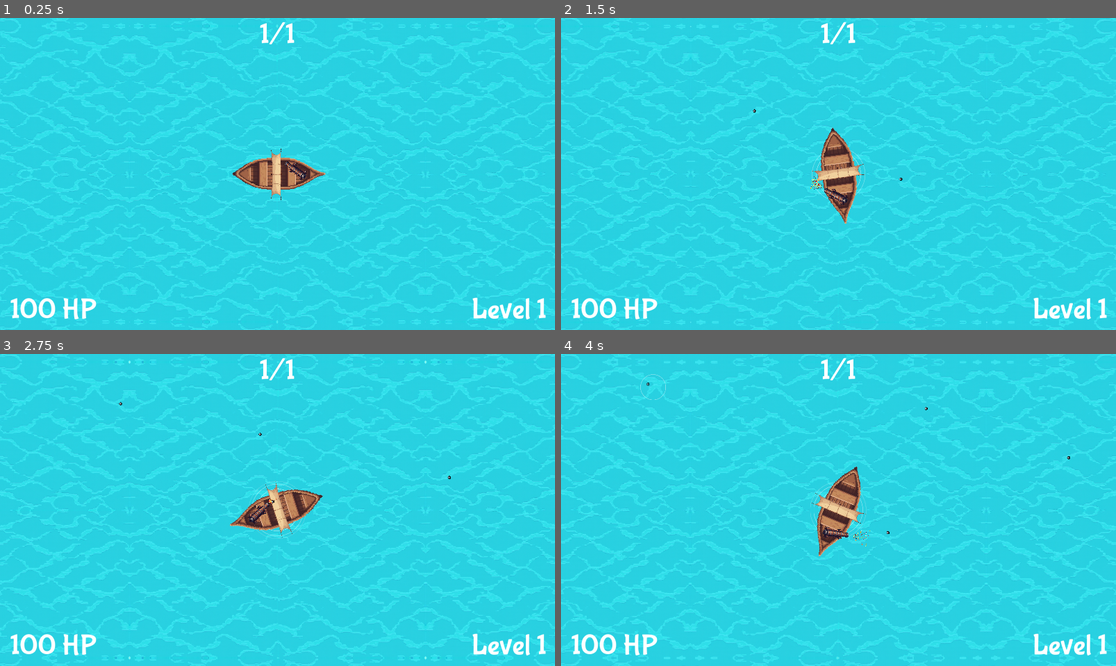
Above: before the commit, frames 1-4 (two rows, left to right).
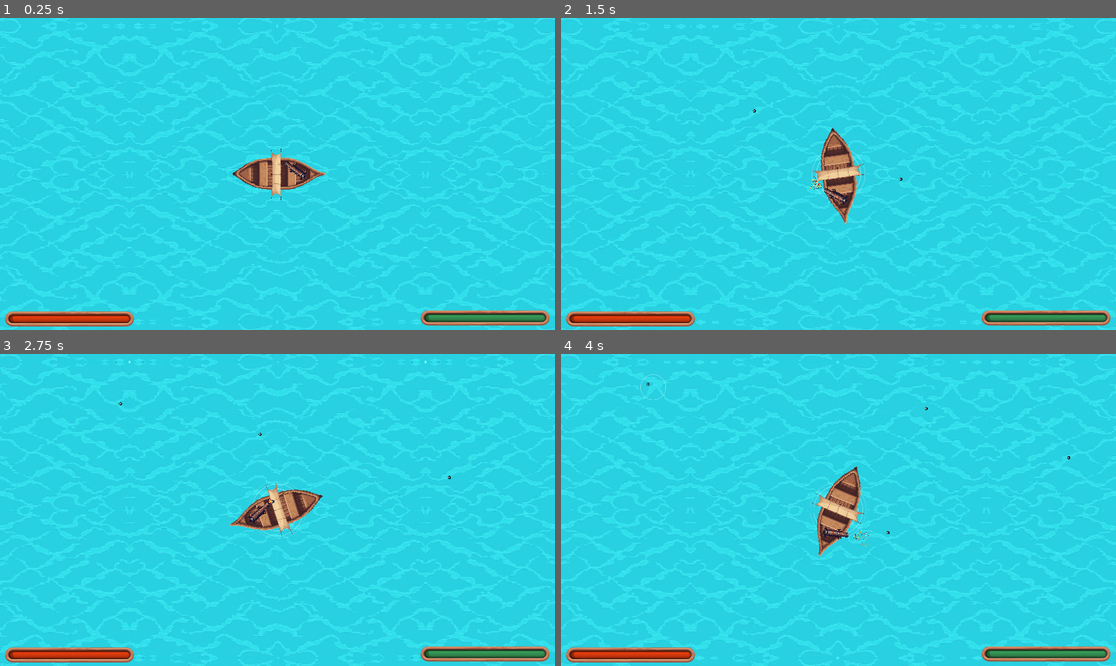
Above: after the commit, the same moments.

Repository: HephaistosForge/OceanDreamer
Game: Godot game, scene res://levels/main.tscn
Two runs of this game, one before a commit and one after it. Both use one fixed random seed, a clock stepped at 60 frames per second and the inputs below. Sound files missing from this copy of the repository are replaced by a short silence.
Inputs (mouse positions are in pixels of both pictures, inside the frame that each line leads up to):
- Up to frame 1 (0.25 s): no input
- Up to frame 2 (1.5 s): move the mouse to (960, 158) at 0.52 s; hold D (turn_right) 0.53-1.25 s; hold Space (shoot) 0.53-1.25 s; click (960, 158) at 0.67 s; drag from (727, 189) to (771, 120) at 1.27 s
- Up to frame 3 (2.75 s): move the mouse to (333, 441) at 2.02 s; hold D (turn_right) from 2.03 s (still down); hold Space (shoot) from 2.03 s (still down)
- Up to frame 4 (4 s): release D (turn_right) at 2.75 s; release Space (shoot) at 2.75 s; drag from (810, 572) to (1010, 475) at 2.77 s; move the mouse to (1005, 556) at 3.52 s; hold A (turn_left) from 3.53 s (still down); hold Space (shoot) from 3.53 s (still down)

The runs differ from the first frame. In frame 1, 2.9% of the frame differs, in the area x 0-99%, y 1-99%; in frame 2, 2.9%; in frame 3, 2.9%; in frame 4, 2.9%.

Commit message:
add hp/xp bar

Diff:
--- a/ui_scenes/ingame_ui/overlay.gd
+++ b/ui_scenes/ingame_ui/overlay.gd
@@ -7,7 +7,7 @@
 	ship.hp_changed.connect(_on_hp_changed)
 	var level_manager = get_tree().get_first_node_in_group("level_manager")
 	level_manager.to_upgrade_screen.connect(_on_level_manager_to_upgrade_screen)
-	level_manager.to_next_level.connect(_on_level_manager_to_next_level)
+#	level_manager.to_next_level.connect(_on_level_manager_to_next_level)
 	level_manager.remaining_progress.connect(_on_level_manager_remaining_progress)
 
 func _on_hp_changed(new_value, old_value, max_value):
@@ -18,12 +18,18 @@
 		.set_ease(Tween.EASE_OUT).set_trans(Tween.TRANS_CUBIC)
 	bar.max_value = max_value
 
-func _on_level_manager_to_next_level(level, _upgrade):
-	find_child("Level").text = "Level " + str(level)
+#func _on_level_manager_to_next_level(level, _upgrade):
+	#find_child("Level").text = "Level " + str(level)
 
 func _on_level_manager_remaining_progress(count: Variant, total: Variant) -> void:
-	var label = $CenterContainer/Top/HBoxContainer/EnemyKillCountRequirementLabel
-	label.text = str(count) + "/" + str(total)
+	#var label = $CenterContainer/Top/HBoxContainer/EnemyKillCountRequirementLabel
+
+	var bar = find_child("XpBar")
+	bar.max_value = total
+	var tween = create_tween()
+	tween.parallel().tween_property(bar, "value", count, 0.1) \
+		.set_ease(Tween.EASE_OUT).set_trans(Tween.TRANS_QUAD)
+	#label.text = str(count) + "/" + str(total)
 
 
 func _on_level_manager_to_upgrade_screen(upgrades) -> void:
--- a/ui_scenes/ingame_ui/overlay.tscn
+++ b/ui_scenes/ingame_ui/overlay.tscn
@@ -1,7 +1,9 @@
-[gd_scene load_steps=4 format=3 uid="uid://bohyqueorty2n"]
+[gd_scene load_steps=6 format=3 uid="uid://bohyqueorty2n"]
 
 [ext_resource type="Script" path="res://ui_scenes/ingame_ui/overlay.gd" id="1_4niua"]
 [ext_resource type="Theme" uid="uid://c2sxl83j3rate" path="res://ui_scenes/main_menu/menu_theme.tres" id="1_mk57u"]
+[ext_resource type="Texture2D" uid="uid://bwkwuxfdfxc7n" path="res://ui_scenes/ingame_ui/BarOutside.png" id="3_wyqqk"]
+[ext_resource type="Texture2D" uid="uid://i0gsqp7wp1h5" path="res://ui_scenes/ingame_ui/BarInside.png" id="4_bnao6"]
 
 [sub_resource type="LabelSettings" id="LabelSettings_y1t66"]
 font_size = 100
@@ -25,6 +27,7 @@
 alignment = 1
 
 [node name="EnemyKillCountRequirementLabel" type="Label" parent="CenterContainer/Top/HBoxContainer"]
+visible = false
 layout_mode = 2
 text = "5"
 label_settings = SubResource("LabelSettings_y1t66")
@@ -56,25 +59,76 @@
 
 [node name="HBoxContainer2" type="HBoxContainer" parent="CenterContainer/Bottom"]
 layout_mode = 2
+size_flags_horizontal = 0
+size_flags_vertical = 0
 
-[node name="HpBar" type="TextureProgressBar" parent="CenterContainer/Bottom/HBoxContainer2"]
-layout_mode = 2
+[node name="Node2D" type="Node2D" parent="CenterContainer/Bottom/HBoxContainer2"]
+scale = Vector2(0.35, 0.35)
+
+[node name="HpBar" type="TextureProgressBar" parent="CenterContainer/Bottom/HBoxContainer2/Node2D"]
+custom_minimum_size = Vector2(200.38, 80)
+offset_left = -37.5
+offset_top = -156.25
+offset_right = 1238.5
+offset_bottom = -6.25
+size_flags_horizontal = 0
+size_flags_vertical = 0
+step = 0.01
+value = 100.0
+texture_under = ExtResource("3_wyqqk")
+texture_progress = ExtResource("4_bnao6")
+tint_progress = Color(0.95, 0.250483, 0.057, 1)
+
+[node name="XpBar" type="TextureProgressBar" parent="CenterContainer/Bottom/HBoxContainer2/Node2D"]
+custom_minimum_size = Vector2(200.38, 80)
+offset_left = 4071.43
+offset_top = -165.714
+offset_right = 5347.43
+offset_bottom = -15.7141
+size_flags_horizontal = 0
+size_flags_vertical = 0
+max_value = 5.0
+step = 0.01
+fill_mode = 1
+texture_under = ExtResource("3_wyqqk")
+texture_progress = ExtResource("4_bnao6")
+tint_progress = Color(0.224792, 0.635016, 0.35984, 1)
 
 [node name="HP" type="Label" parent="CenterContainer/Bottom/HBoxContainer2"]
+visible = false
 layout_mode = 2
 text = "100 HP"
 label_settings = SubResource("LabelSettings_y1t66")
 vertical_alignment = 2
 metadata/_edit_use_anchors_ = true
 
+[node name="aaaa" type="Label" parent="CenterContainer/Bottom/HBoxContainer2"]
+visible = false
+layout_mode = 2
+text = "aaaaaaaaaaaaaaaaa"
+label_settings = SubResource("LabelSettings_y1t66")
+vertical_alignment = 2
+metadata/_edit_use_anchors_ = true
+
+[node name="MarginContainer" type="MarginContainer" parent="CenterContainer/Bottom/HBoxContainer2"]
+visible = false
+layout_mode = 2
+size_flags_horizontal = 3
+
 [node name="HBoxContainer3" type="HBoxContainer" parent="CenterContainer/Bottom/HBoxContainer2"]
+visible = false
 layout_mode = 2
 size_flags_horizontal = 3
 
 [node name="Level" type="Label" parent="CenterContainer/Bottom/HBoxContainer2"]
+visible = false
 layout_mode = 2
 text = "Level 1
 "
 label_settings = SubResource("LabelSettings_y1t66")
 vertical_alignment = 2
 metadata/_edit_use_anchors_ = true
+
+[node name="GridContainer" type="GridContainer" parent="CenterContainer/Bottom/HBoxContainer2"]
+visible = false
+layout_mode = 2
Binary file added: ui_scenes/ingame_ui/BarInside.png
Not shown, added: ui_scenes/ingame_ui/BarInside.png.import
Binary file added: ui_scenes/ingame_ui/BarInsideRed.png
Not shown, added: ui_scenes/ingame_ui/BarInsideRed.png.import
Binary file added: ui_scenes/ingame_ui/BarInsideYellow.png
Not shown, added: ui_scenes/ingame_ui/BarInsideYellow.png.import
Binary file added: ui_scenes/ingame_ui/BarOutside.png
Not shown, added: ui_scenes/ingame_ui/BarOutside.png.import
